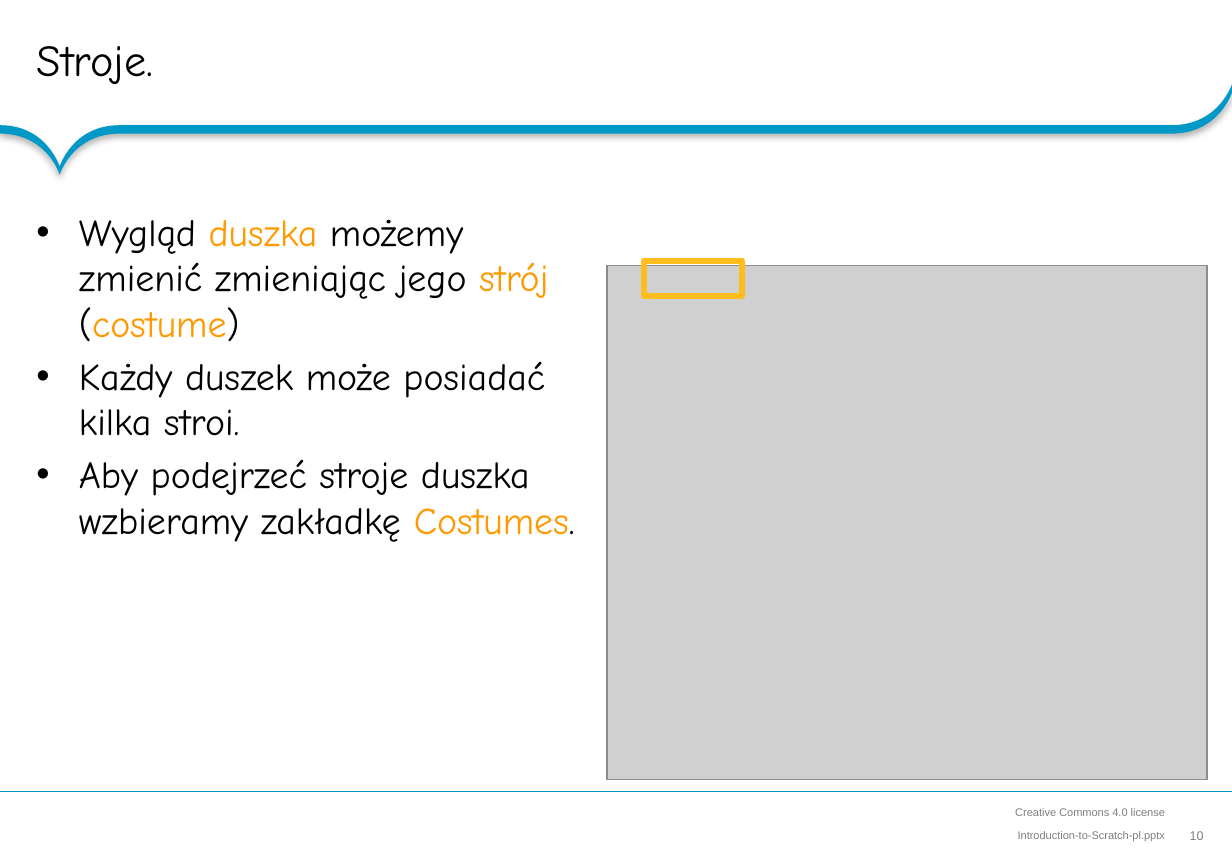
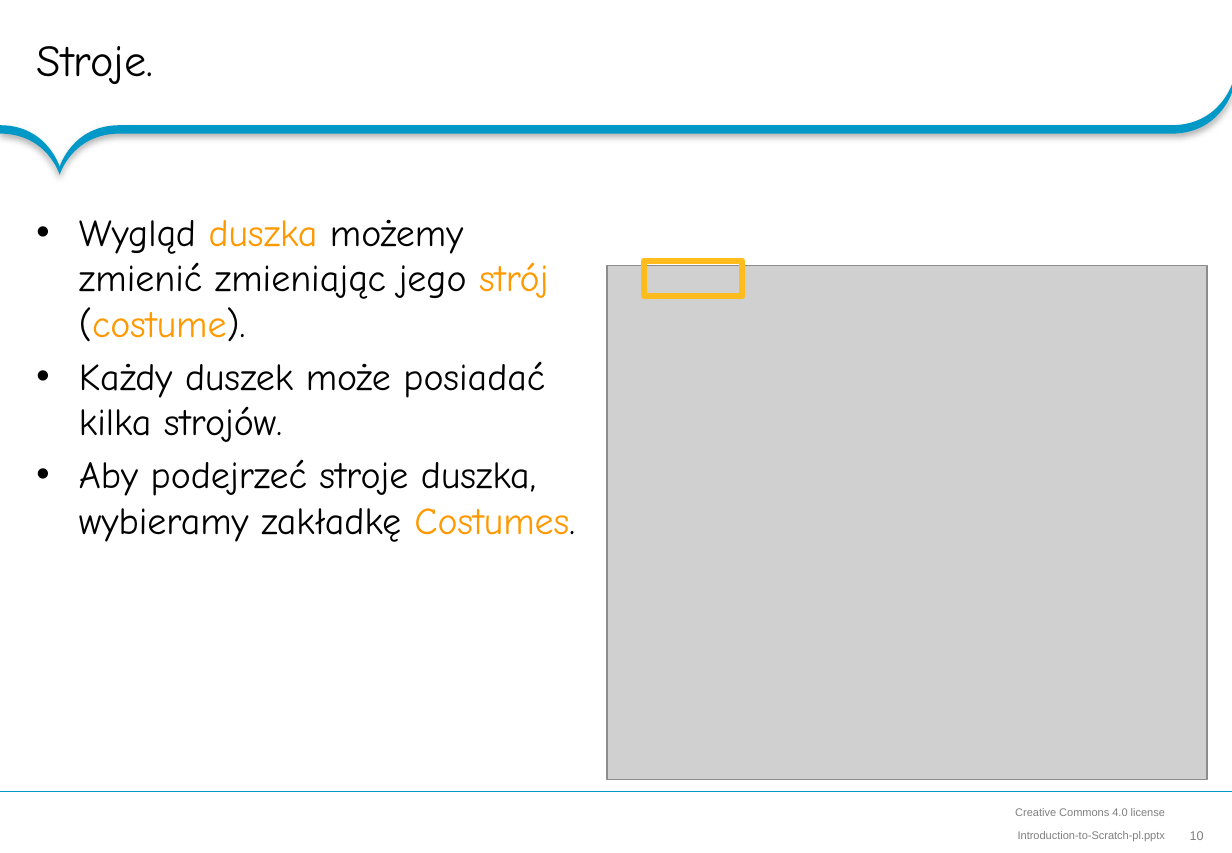
Before and after one commit to RoboCap/scratch, a slide deck: slide 10 of slideshow/Introduction-to-Scratch-pl.pptx. Drawn at 1232x853 pixels with LibreOffice and Linux fonts; fonts in the diff are those of the drawing; grey boxes stand for pictures; background and template pictures are left out. Boxes give left, top, right and bottom in pixels: in the first picture for what was removed or moved away, otherwise in the second. Text is boxed around its words. In the diff, an @@ line names an element or a change of style, - is before the commit and + after.

```diff
--- a/slideshow/Introduction-to-Scratch-pl.pptx
+++ b/slideshow/Introduction-to-Scratch-pl.pptx
@@ text at <box>79,219,575,542</box>: text changed @@
-• Wygląd duszka możemy zmienić zmieniając jego strój (costume)
-• Każdy duszek może posiadać kilka stroi.
-• Aby podejrzeć stroje duszka wzbieramy zakładkę Costumes.
+• Wygląd duszka możemy zmienić zmieniając jego strój (costume).
+• Każdy duszek może posiadać kilka strojów.
+• Aby podejrzeć stroje duszka, wybieramy zakładkę Costumes.
```
Also in this commit, not shown: 8 other slides changed, 2 other files.
